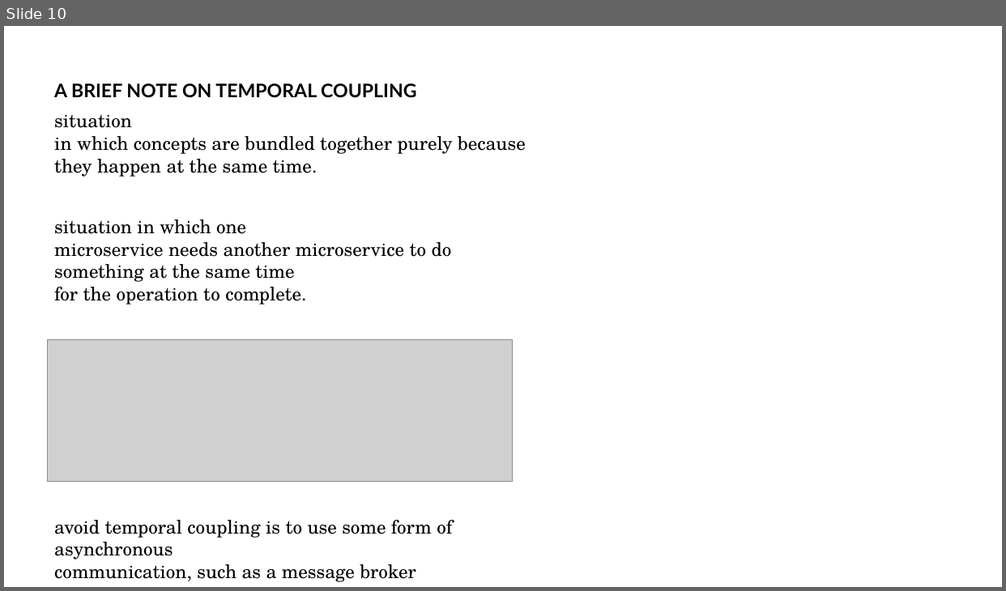
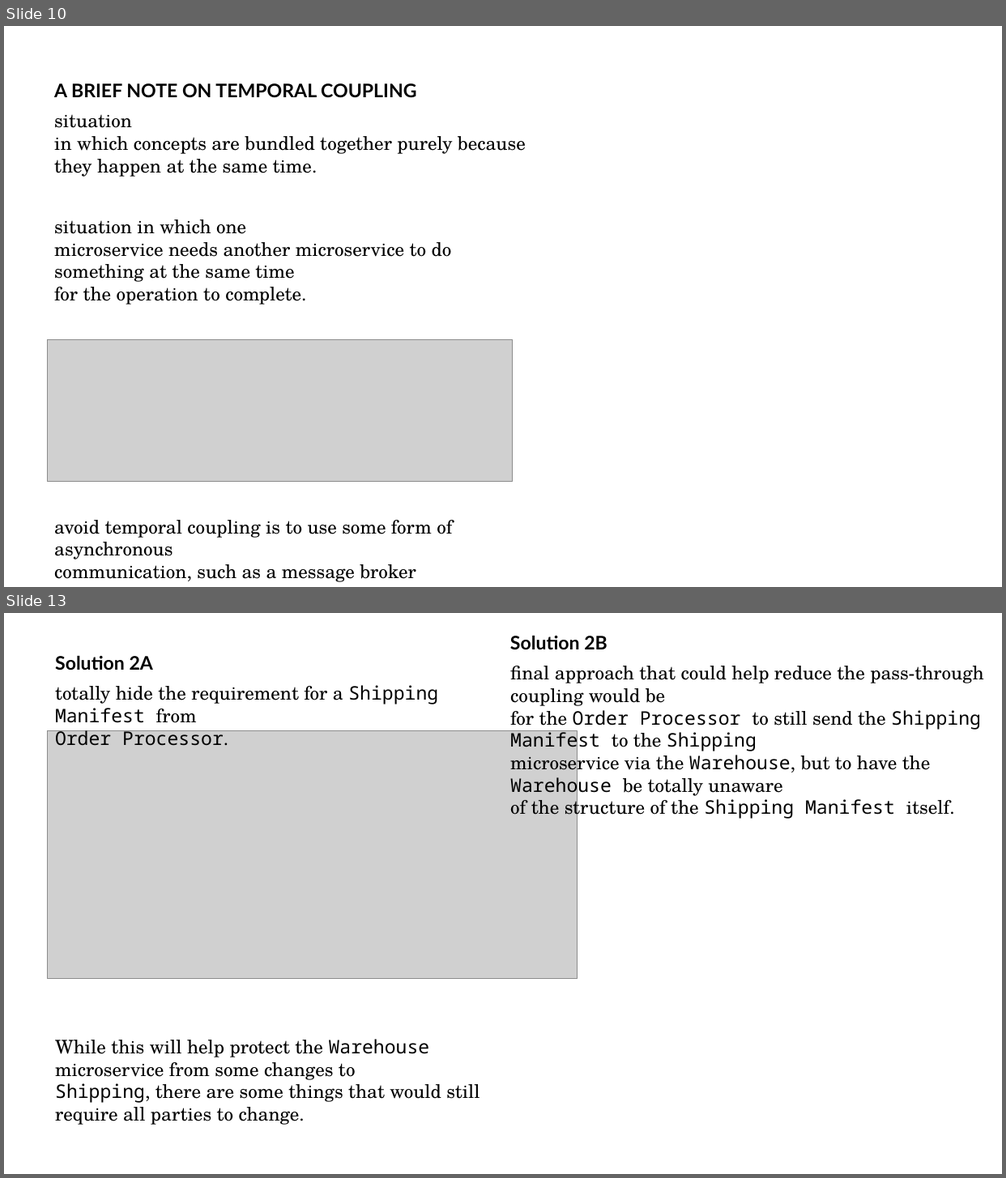
Before and after one commit to addiboyer24/CSCI391_Microservices_Spring2025, a slide deck: 01_27_2025/CSCI391_Microservices_HowToModelMicroservices_01_27_2025.pptx. Shown one above the other, each under a label of ours: slide 10 before the commit, slides 10 and 13 after it; the slides between them are not shown. The pictures are 1006x591 and 1006x1178 pixels, drawn with LibreOffice and Linux fonts; fonts in the diff are those of the drawing; grey boxes stand for pictures. Boxes give left, top, right and bottom in pixels: in the first picture for what was removed or moved away, otherwise in the second. Text is boxed around its words. In the diff, an @@ line names an element or a change of style, - is before the commit and + after.

```diff
--- a/01_27_2025/CSCI391_Microservices_HowToModelMicroservices_01_27_2025.pptx
+++ b/01_27_2025/CSCI391_Microservices_HowToModelMicroservices_01_27_2025.pptx
@@ slide 13 added at <box>4,613,1002,1174</box>, background #FFFFFF @@
@@ text added at <box>510,635,607,649</box>, 18 pt, text #000000, bold @@
+Solution 2B
@@ text added at <box>55,655,153,670</box>, 18 pt, text #000000, bold @@
+Solution 2A
@@ text added at <box>55,685,438,746</box>, 18 pt, text #000000 @@
+totally hide the requirement for a Shipping Manifest from
+Order Processor.
@@ text added at <box>510,666,984,820</box>, 18 pt, text #000000 @@
+final approach that could help reduce the pass-through coupling would be
+for the Order Processor to still send the Shipping Manifest to the Shipping
+microservice via the Warehouse, but to have the Warehouse be totally unaware
+of the structure of the Shipping Manifest itself.
@@ picture added at <box>48,730,577,978</box> @@
@@ text added at <box>55,1039,479,1125</box>, 18 pt, text #000000 @@
+While this will help protect the Warehouse microservice from some changes to
+Shipping, there are some things that would still require all parties to change.
```
Also in this commit, not shown: 5 other slides added, 1 other file.
